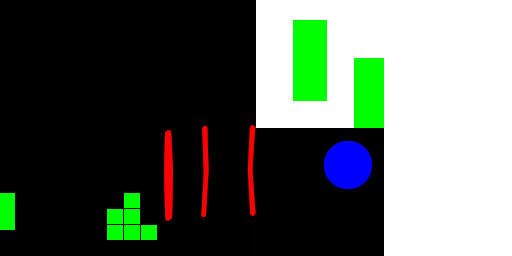
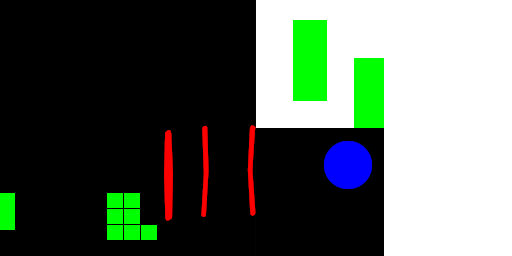
Layered file, before and after one edit (512x256). Changes by layer:
painted on "StaryGuyFabric.png" over box(107, 193, 123, 208)
